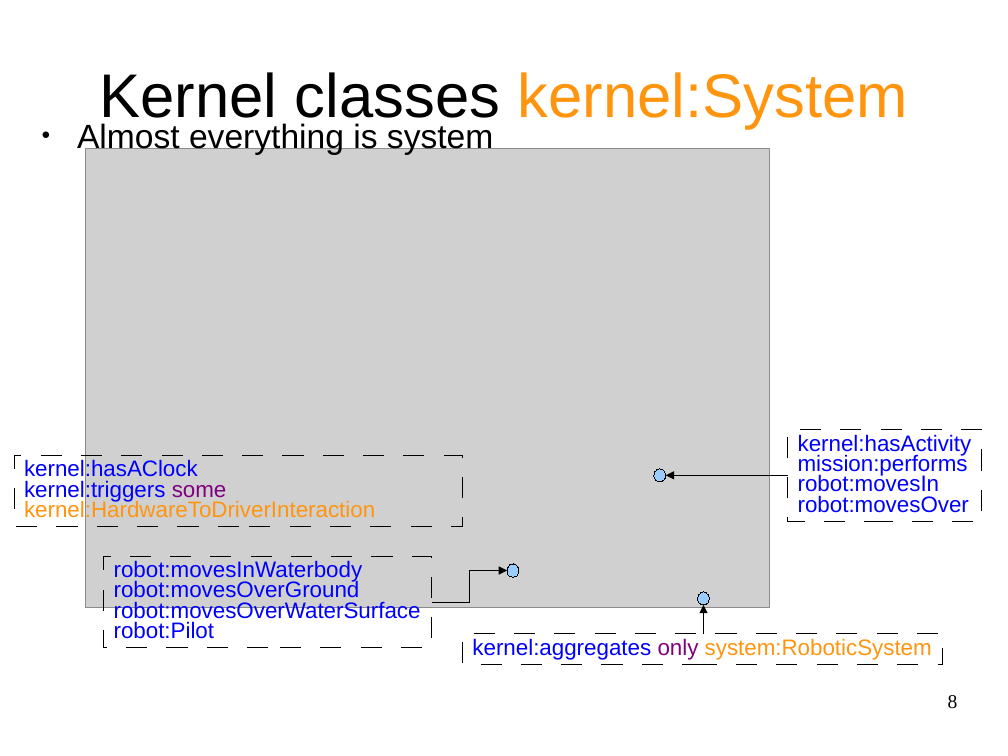
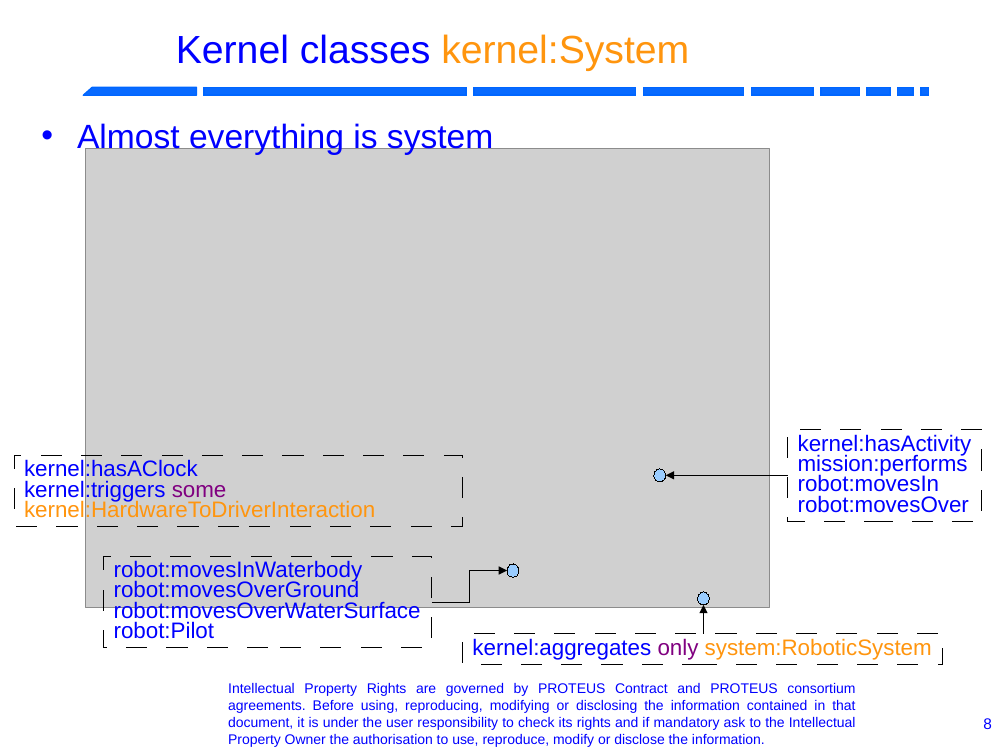
Before and after one commit to RobotML/RobotML, a slide deck: slide 8 of Ontologies/ORA/Meetings/20131103-IROS-Tokyo/R4.1.6-P5.9-ARoboticOntology.odp. Drawn at 1008x756 pixels with LibreOffice and Linux fonts; fonts in the diff are those of the drawing; grey boxes stand for pictures; background and template pictures are left out. Boxes give left, top, right and bottom in pixels: in the first picture for what was removed or moved away, otherwise in the second. Text is boxed around its words. In the diff, an @@ line names an element or a change of style, - is before the commit and + after.

```diff
--- a/Ontologies/ORA/Meetings/20131103-IROS-Tokyo/R4.1.6-P5.9-ARoboticOntology.odp
+++ b/Ontologies/ORA/Meetings/20131103-IROS-Tokyo/R4.1.6-P5.9-ARoboticOntology.odp
@@ title "Kernel classes kernel:System": place and size @@
-title "Kernel classes kernel:System" at [100, 72, 908, 129]
+title "Kernel classes kernel:System" at [176, 34, 689, 71]
@@ title "Kernel classes kernel:System" at [176, 34, 689, 71]: size 44 to 28 pt; text colour #000000 to #0000FF in "Kernel classes" @@
@@ group added at [84, 88, 929, 96]: 8 rectangles, 1 freeform shape @@
@@ text "Almost everything is system" at [77, 123, 493, 155]: text colour #000000 to #0000FF; alignment left to justified; bullet ● to •; less space between paragraphs @@
@@ text added at [228, 683, 856, 747], 10 pt, text #0000FF @@
+Intellectual Property Rights are governed by PROTEUS Contract and PROTEUS consortium agreements. Before using, reproducing, modifying or disclosing the information contained in that document, it is under the user responsibility to check its rights and if mandatory ask to the Intellectual Property Owner the authorisation to use, reproduce, modify or disclose the information.
@@ page number: place and size @@
-page number at [948, 695, 958, 709]
+page number at [983, 718, 992, 729]
@@ page number at [983, 718, 992, 729]: size 14 to 11 pt, font Times New Roman to Arial, text colour #000000 to #0000FF @@
```
Also in this commit, not shown: 20 other slides changed, 1 slide added, 1 slide removed, 5 other files.
